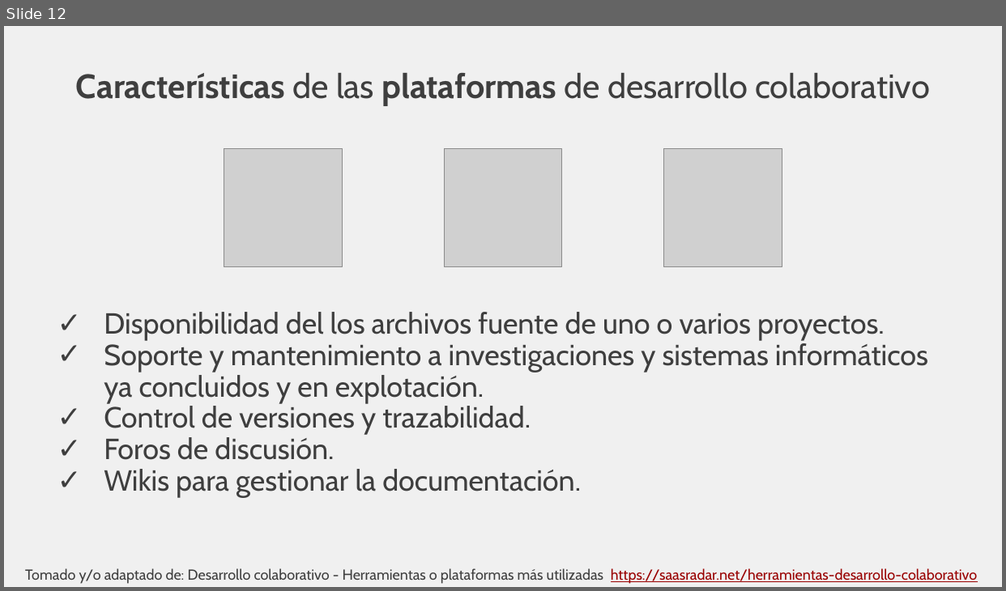
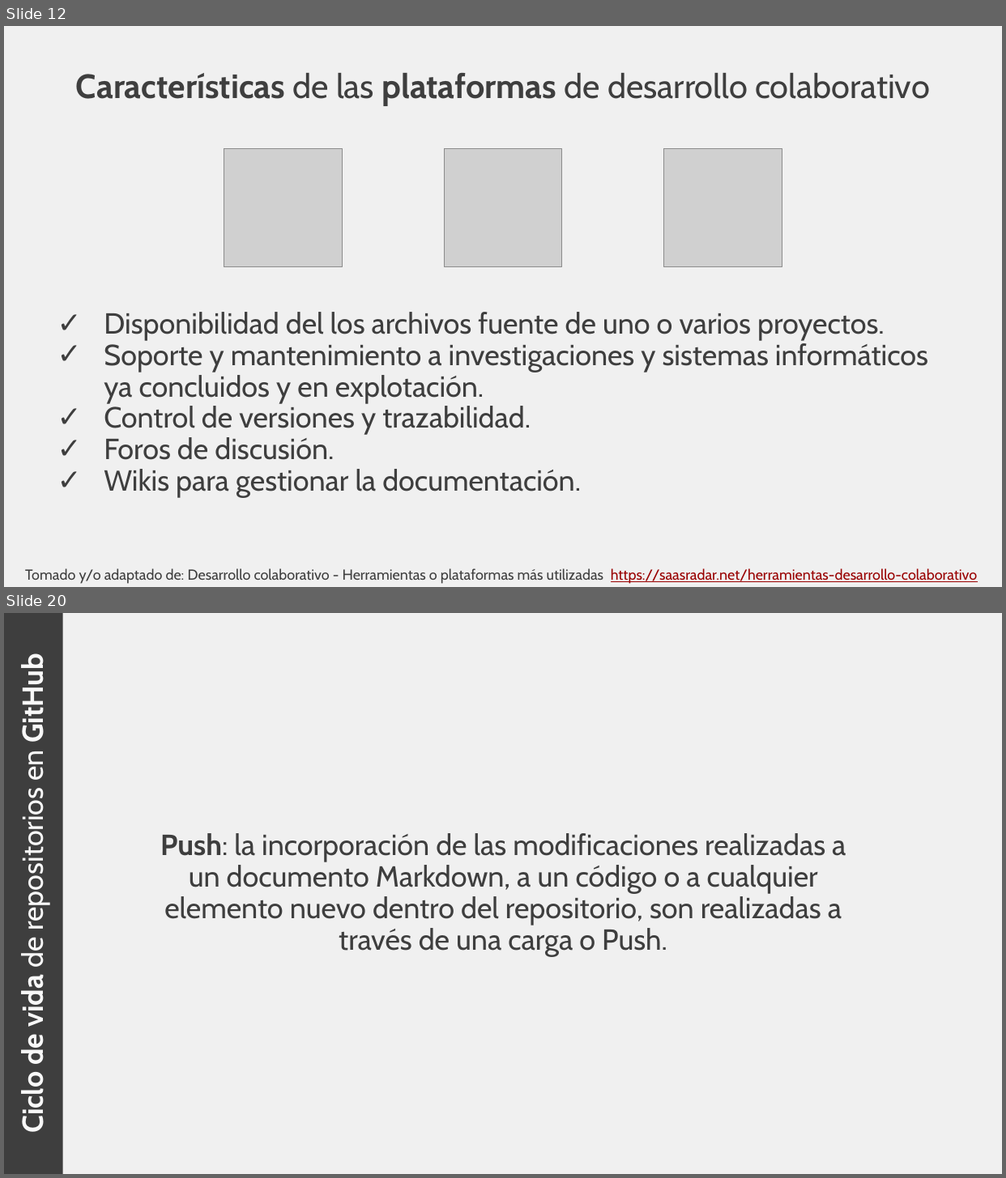
Before and after one commit to rcfdtools/R.TeachingResearchGuide, a slide deck: Section01/Section01.pptx. Shown one above the other, each under a label of ours: slide 12 before the commit, slides 12 and 20 after it; the slides between them are not shown. The pictures are 1006x591 and 1006x1178 pixels, drawn with LibreOffice and Linux fonts; fonts in the diff are those of the drawing; grey boxes stand for pictures. Boxes give left, top, right and bottom in pixels: in the first picture for what was removed or moved away, otherwise in the second. Text is boxed around its words. In the diff, an @@ line names an element or a change of style, - is before the commit and + after.

```diff
--- a/Section01/Section01.pptx
+++ b/Section01/Section01.pptx
@@ slide 20 added at (4,613,1002,1174), background #F0F0F0 @@
@@ rectangle added at (4,613,63,1174), fill #3E3E3E, 28 pt, text #F8F8F8, bold @@
+Ciclo de vida de repositorios en GitHub
@@ text added at (160,833,846,957), 28 pt, text #3E3E3E @@
+Push: la incorporación de las modificaciones realizadas a un documento Markdown, a un código o a cualquier elemento nuevo dentro del repositorio, son realizadas a través de una carga o Push.
```
Also in this commit, not shown: 1 slide changed, 10 other slides added, 1 slide removed, 2 other files.
